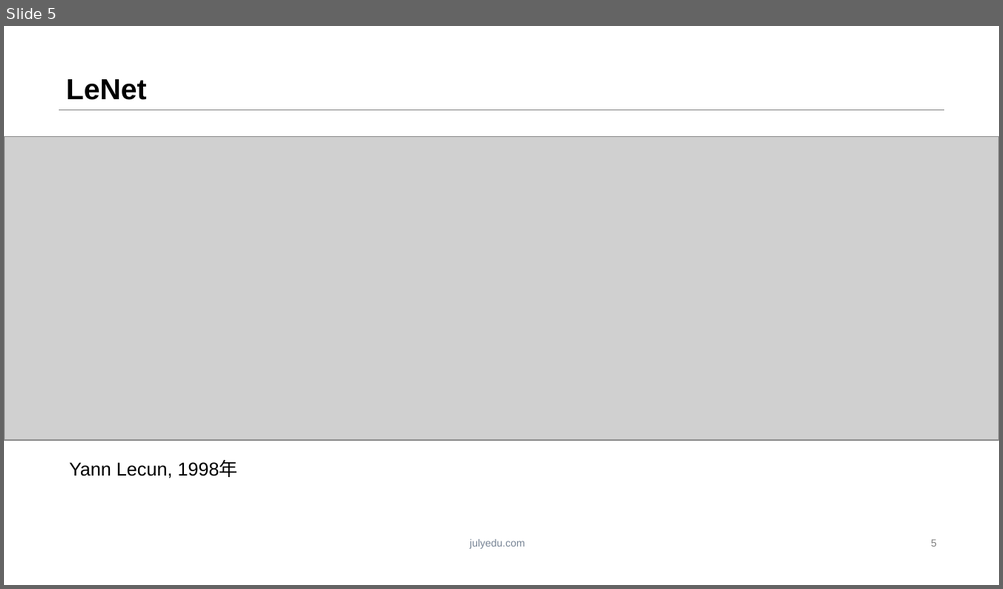
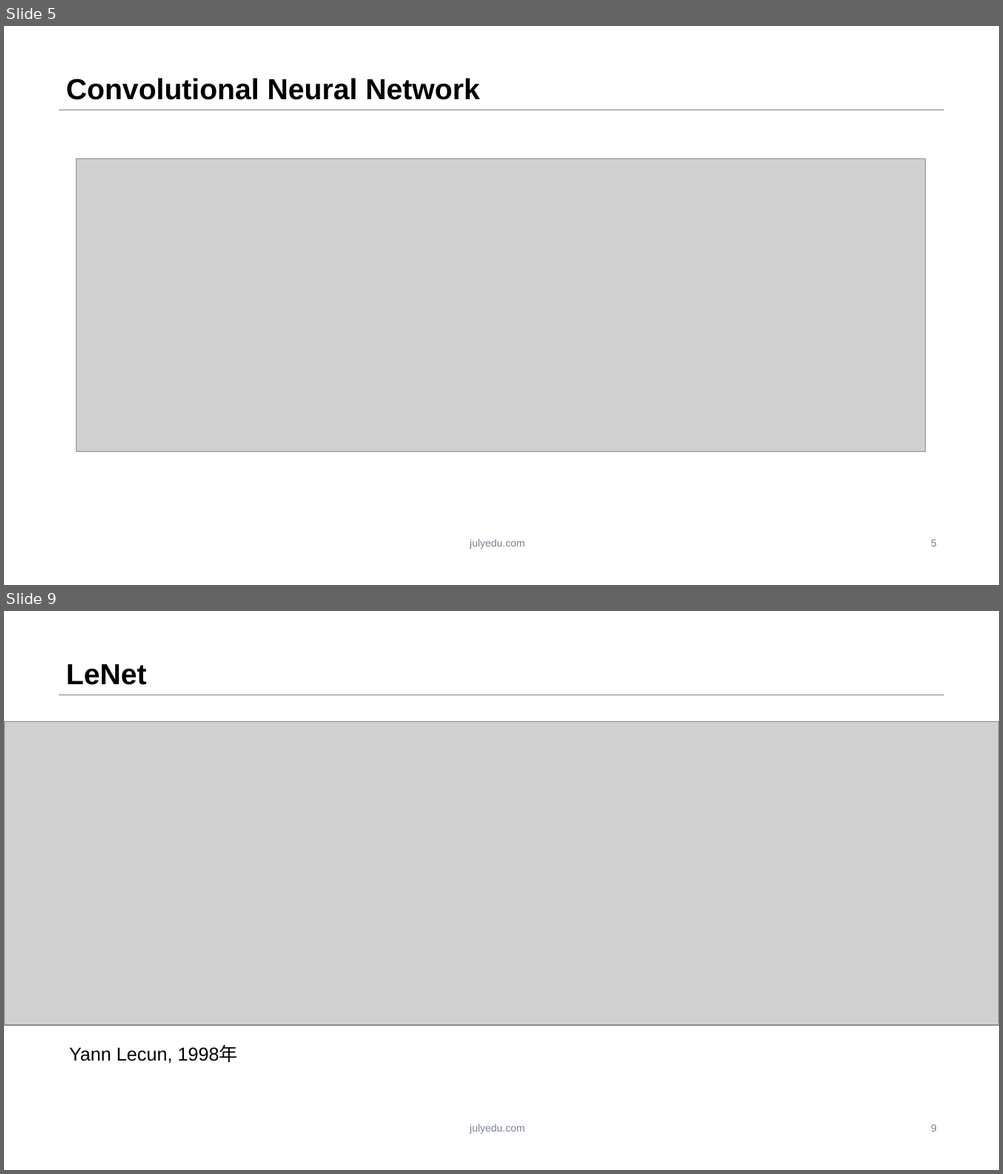
Before and after one commit to ZeweiChu/PyTorch-Course, a slide deck: 第四课.pptx. Shown one above the other, each under a label of ours: slide 5 before the commit, slides 5 and 9 after it; the slides between them are not shown. The pictures are 1003x589 and 1003x1174 pixels, drawn with LibreOffice and Linux fonts; fonts in the diff are those of the drawing; grey boxes stand for pictures; background and template pictures are left out. Boxes give left, top, right and bottom in pixels: in the first picture for what was removed or moved away, otherwise in the second. Text is boxed around its words. In the diff, an @@ line names an element or a change of style, - is before the commit and + after.

```diff
--- a/第四课.pptx
+++ b/第四课.pptx
@@ slide 5 added at [4,26,999,585], background #FFFFFF; not listed: 2 template elements that a slide beside it also shows @@
@@ title added at [66,78,479,100], 28 pt, text #000000, bold @@
+Convolutional Neural Network
@@ picture added at [77,158,925,452] @@
@@ page number added at [930,540,936,547], 10 pt, text #808080 @@
+5
@@ what was slide 5 is now slide 9 @@
@@ page number at [930,1125,936,1132]: text changed @@
-5
+9
```
Also in this commit, not shown: 4 slides changed, 3 other slides added, 3 slides removed, 4 other files.
